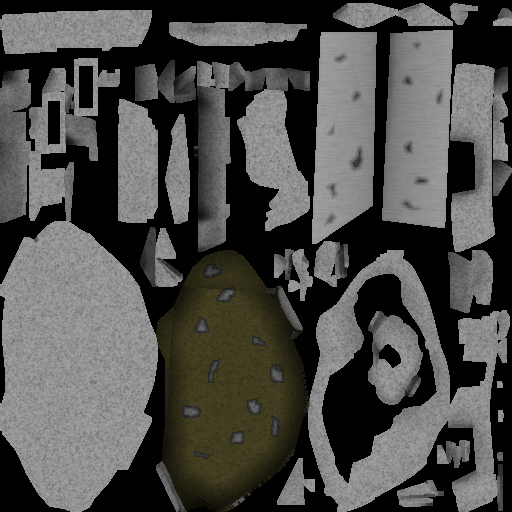
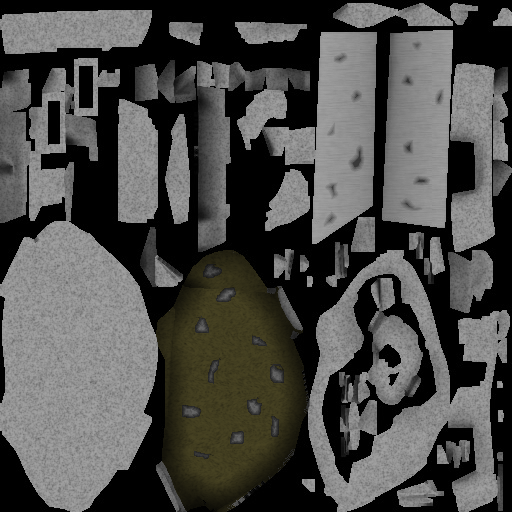
Revision of a layered 512 × 512 image; what changed, layer by layer:
painted on "New Layer" over (0, 1, 512, 512)
